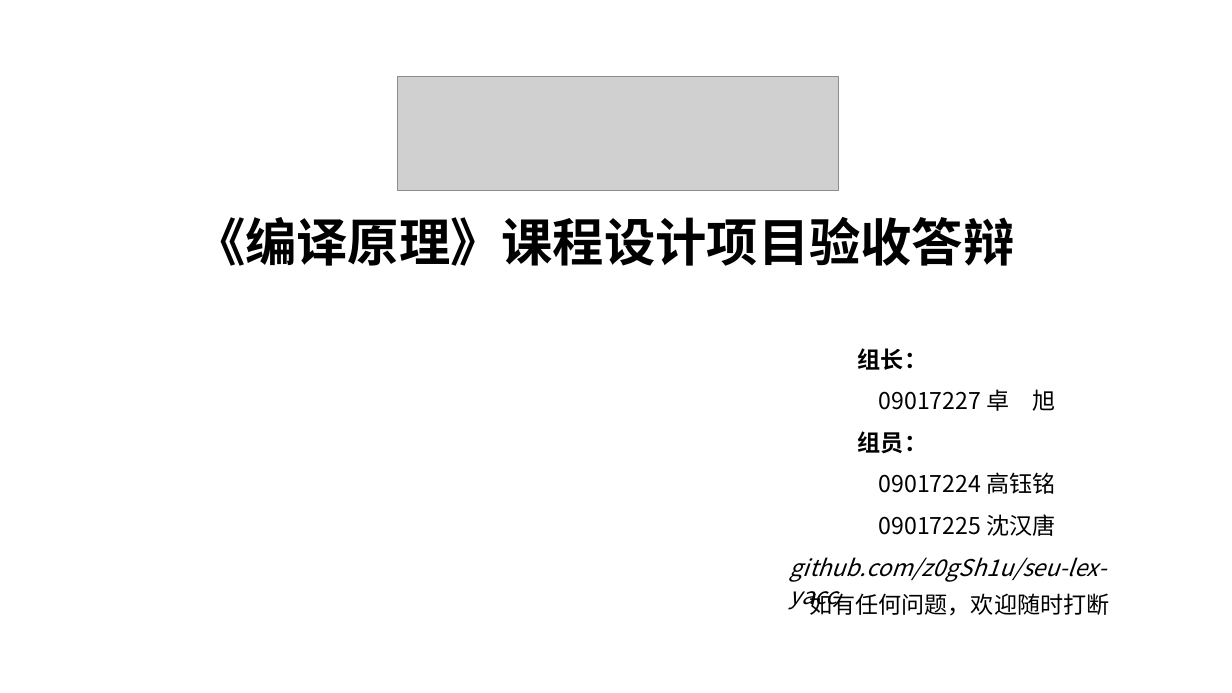
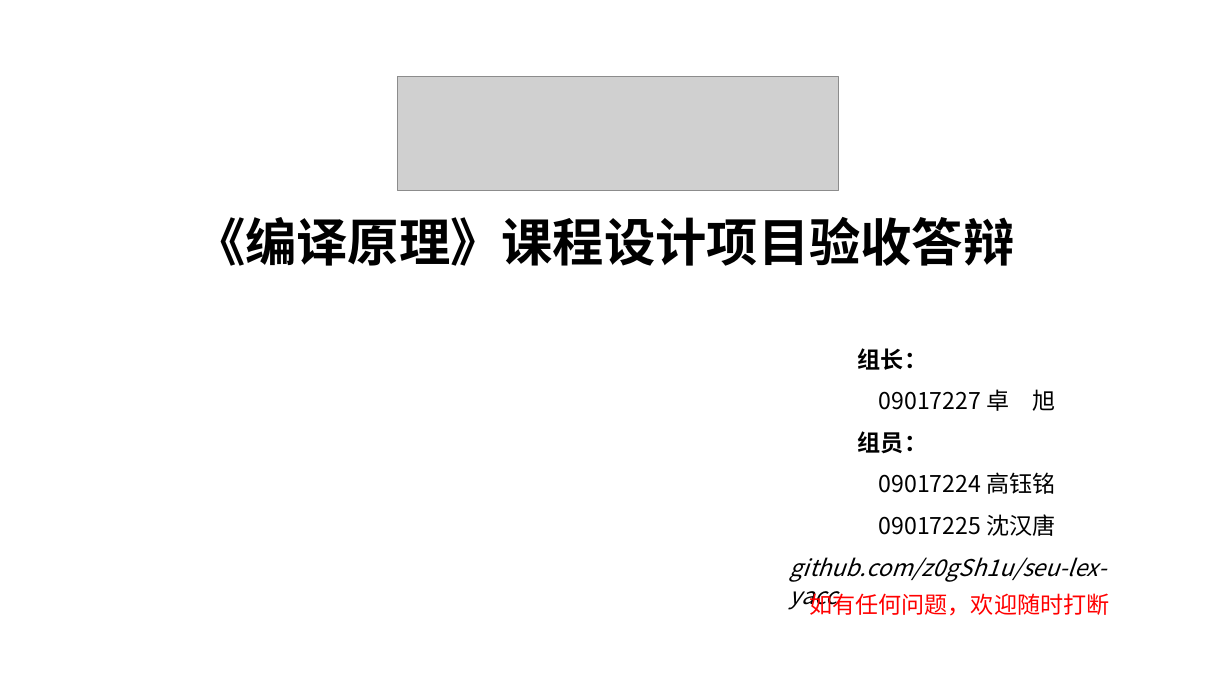
Before and after one commit to z0gSh1u/seu-lex-yacc, a slide deck: slide 1 of doc/答辩Slides.pptx. Drawn at 1232x693 pixels with LibreOffice and Linux fonts; fonts in the diff are those of the drawing; grey boxes stand for pictures. Boxes give left, top, right and bottom in pixels: in the first picture for what was removed or moved away, otherwise in the second. Text is boxed around its words. In the diff, an @@ line names an element or a change of style, - is before the commit and + after.

```diff
--- a/doc/答辩Slides.pptx
+++ b/doc/答辩Slides.pptx
@@ text "如有任何问题，欢迎随时打断" at (809, 591, 1109, 616): text colour #000000 to #FF0000 @@
```
Also in this commit, not shown: 3 other slides changed, 1 slide added, 1 slide removed, 23 other files.
